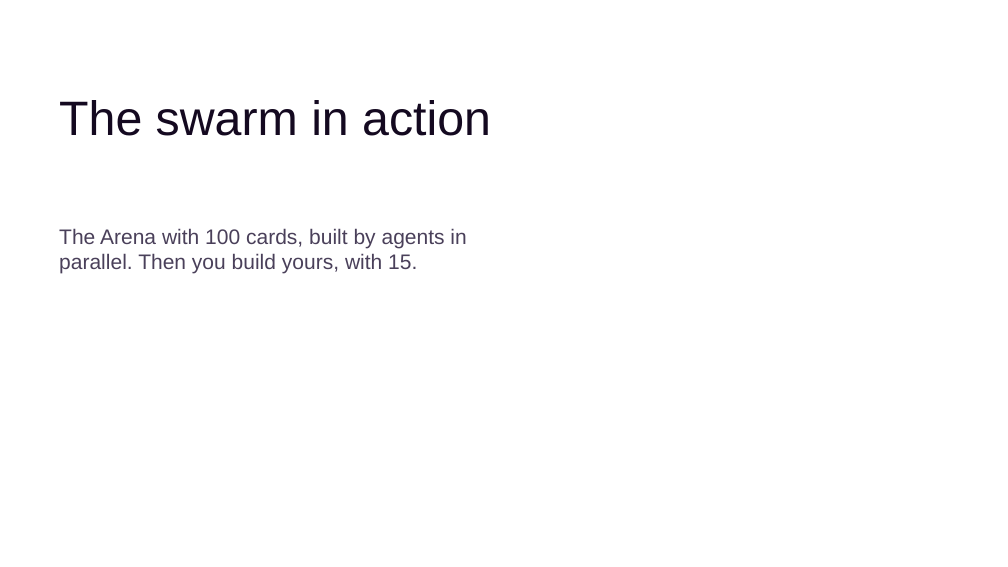
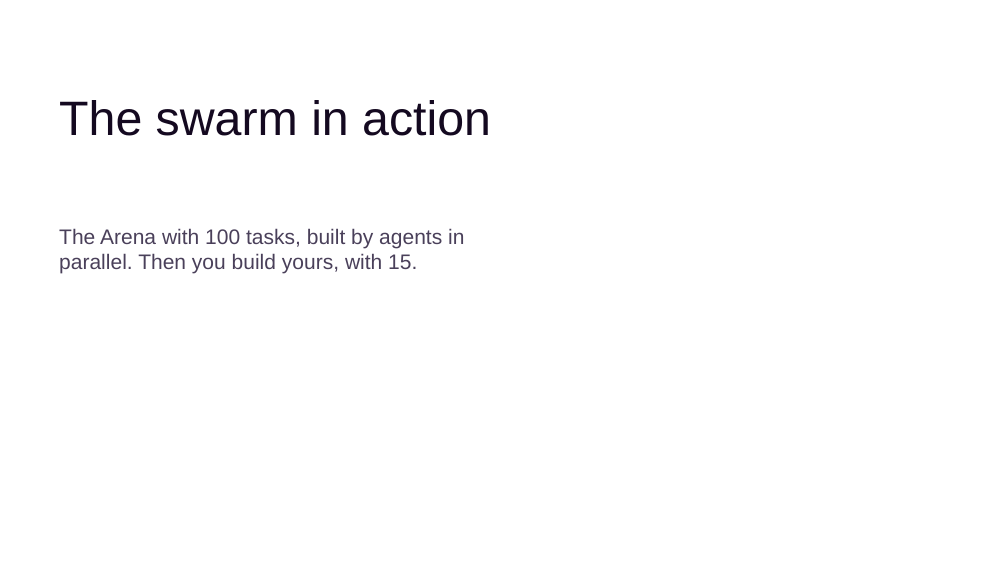
Before and after one commit to cx-guilherme-pinto/workshop-claude, a slide deck: slide 17 of slides/workshop.en.pptx. Drawn at 1008x567 pixels with LibreOffice and Linux fonts; fonts in the diff are those of the drawing; background and template pictures are left out. Boxes give left, top, right and bottom in pixels: in the first picture for what was removed or moved away, otherwise in the second. Text is boxed around its words. In the diff, an @@ line names an element or a change of style, - is before the commit and + after.

```diff
--- a/slides/workshop.en.pptx
+++ b/slides/workshop.en.pptx
@@ text at bbox=[59, 228, 464, 273]: text changed @@
-The Arena with 100 cards, built by agents in parallel. Then you build yours, with 15.
+The Arena with 100 tasks, built by agents in parallel. Then you build yours, with 15.
```
Also in this commit, not shown: 11 other slides changed, 9 other files.
